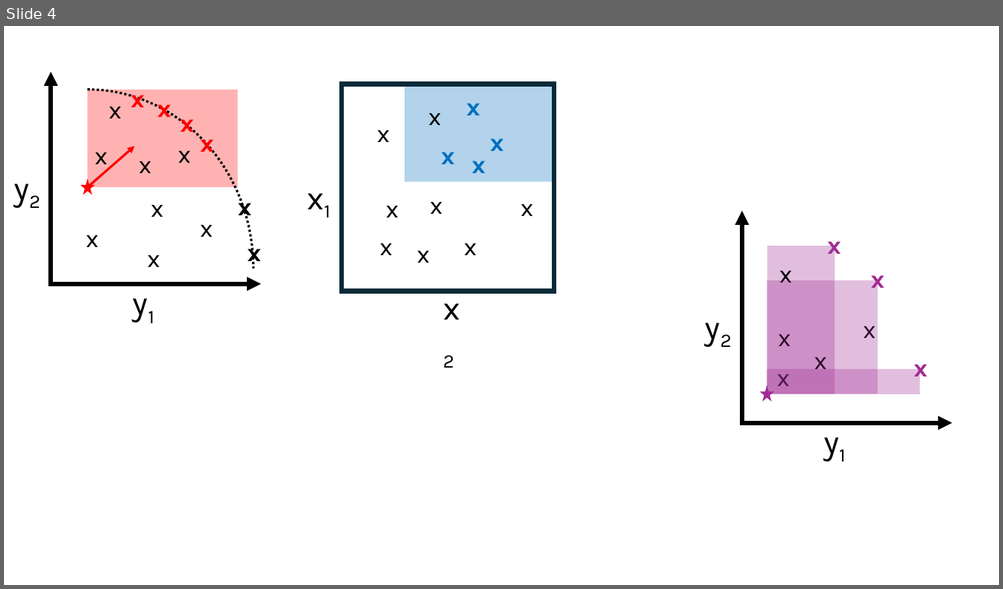
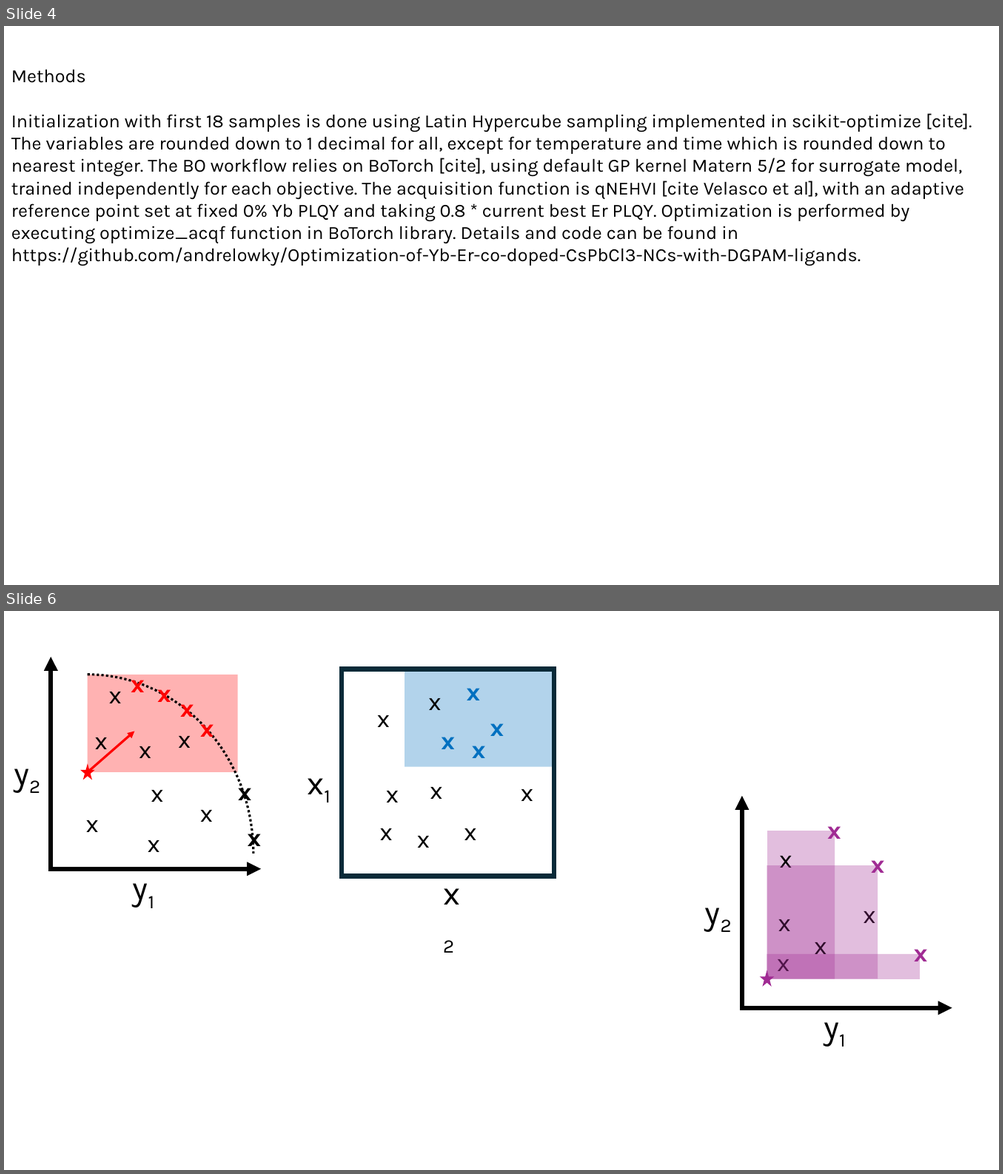
Before and after one commit to andrelowky/Optimization-of-Yb-Er-co-doped-CsPbCl3-NCs-with-DGPAM-ligands, a slide deck: codoping fig 3.pptx. Shown one above the other, each under a label of ours: slide 4 before the commit, slides 4 and 6 after it; the slides between them are not shown. The pictures are 1003x589 and 1003x1174 pixels, drawn with LibreOffice and Linux fonts; fonts in the diff are those of the drawing. Boxes give left, top, right and bottom in pixels: in the first picture for what was removed or moved away, otherwise in the second. Text is boxed around its words. In the diff, an @@ line names an element or a change of style, - is before the commit and + after.

```diff
--- a/codoping fig 3.pptx
+++ b/codoping fig 3.pptx
@@ slide 4 added at <box>4,26,999,585</box>, background #FFFFFF @@
@@ text added at <box>11,69,971,266</box>, 18 pt, text #000000 @@
+Methods
+Initialization with first 18 samples is done using Latin Hypercube sampling implemented in scikit-optimize [cite]. The variables are rounded down to 1 decimal for all, except for temperature and time which is rounded down to nearest integer. The BO workflow relies on BoTorch [cite], using default GP kernel Matern 5/2 for surrogate model, trained independently for each objective. The acquisition function is qNEHVI [cite Velasco et al], with an adaptive reference point set at fixed 0% Yb PLQY and taking 0.8 * current best Er PLQY. Optimization is performed by executing optimize_acqf function in BoTorch library. Details and code can be found in https://github.com/andrelowky/Optimization-of-Yb-Er-co-doped-CsPbCl3-NCs-with-DGPAM-ligands.
@@ what was slide 4 is now slide 6 @@
```
Also in this commit, not shown: 2 slides changed, 2 other slides added, 1 slide removed.
